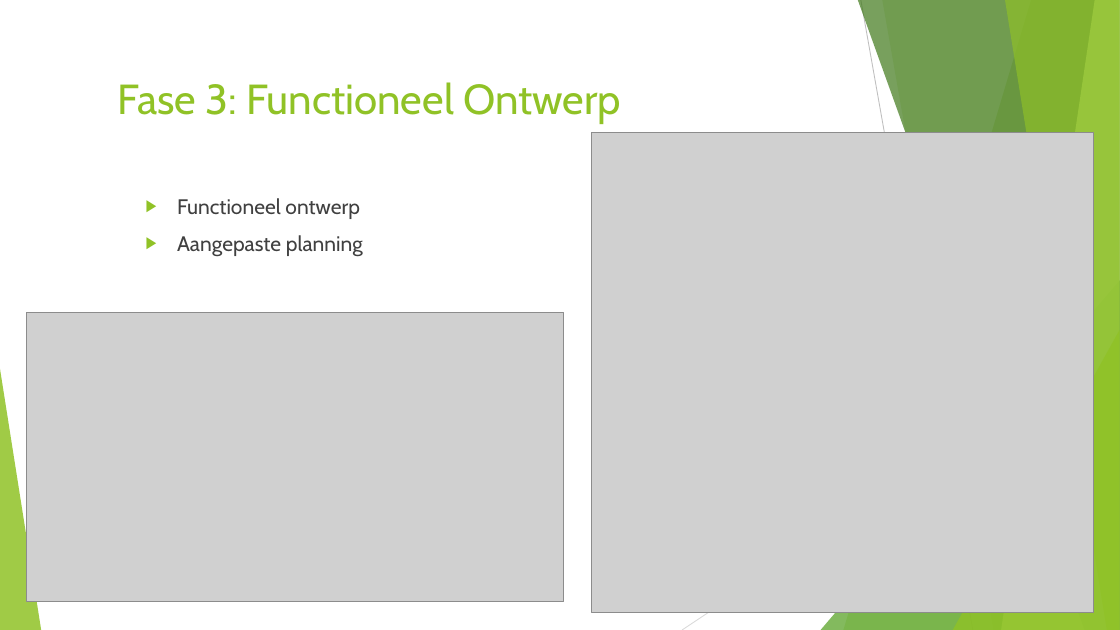
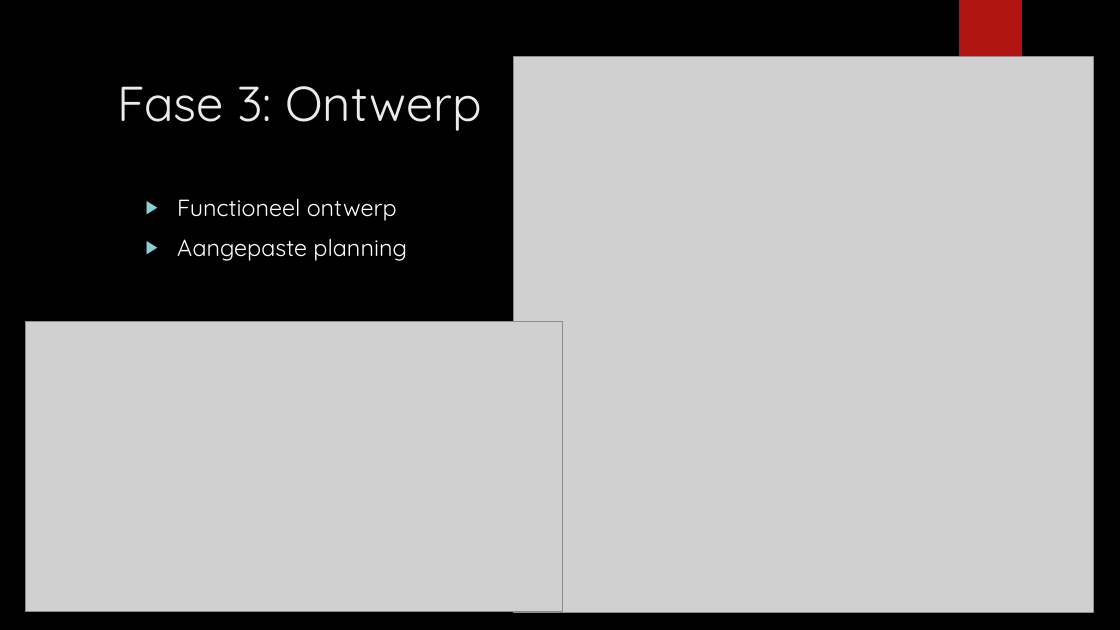
Before and after one commit to Stixs/tovuti, a slide deck: slide 4 of docs/PP.pptx. Drawn at 1120x630 pixels with LibreOffice and Linux fonts; fonts in the diff are those of the drawing; grey boxes stand for pictures; background and template pictures are left out. Boxes give left, top, right and bottom in pixels: in the first picture for what was removed or moved away, otherwise in the second. Text is boxed around its words. In the diff, an @@ line names an element or a change of style, - is before the commit and + after.

```diff
--- a/docs/PP.pptx
+++ b/docs/PP.pptx
@@ background #FFFFFF to picture (left out) @@
@@ rectangle added at bbox=[959, 0, 1022, 105], fill #B01513 @@
@@ picture: place and size @@
-picture at bbox=[592, 132, 1094, 613]
+picture at bbox=[513, 57, 1094, 613]
@@ title at bbox=[117, 86, 482, 131]: text changed; size 36 to 42 pt; font Cabin to Quicksand; text colour #90C226 to #EBEBEB @@
-Fase 3: Functioneel Ontwerp
+Fase 3: Ontwerp
@@ text "Functioneel ontwerp" at bbox=[177, 198, 407, 261]: size 18 to 20 pt, font Cabin to Quicksand, text colour #404040 to #FFFFFF; bullet colour #90C226 to #8AD0D6 @@
@@ picture: place and size @@
-picture at bbox=[27, 312, 564, 602]
+picture at bbox=[25, 322, 562, 612]
@@ group removed at bbox=[0, 0, 1120, 630]: 5 freeform shapes, 3 triangles, 2 lines @@
```
Also in this commit, not shown: 6 other slides changed.
